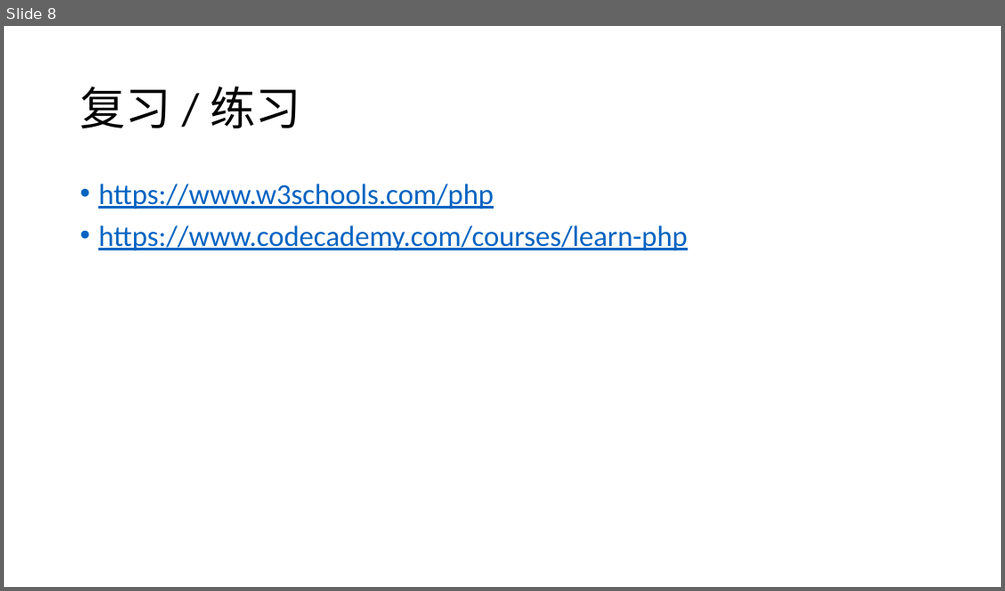
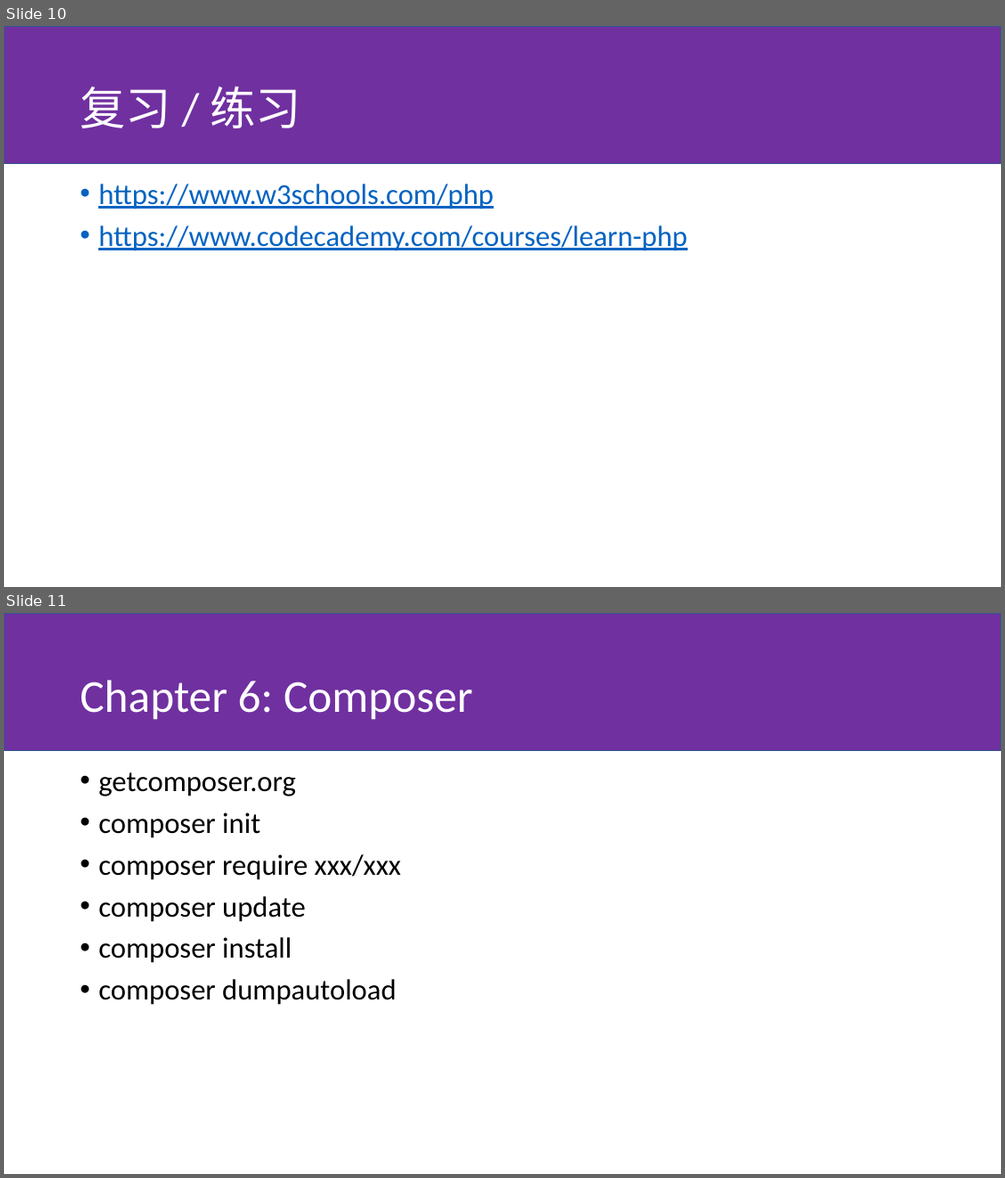
Before and after one commit to huiyang/php-lesson, a slide deck: slide.pptx. Shown one above the other, each under a label of ours: slide 8 before the commit, slides 10 and 11 after it. The pictures are 1005x591 and 1005x1178 pixels, drawn with LibreOffice and Linux fonts; fonts in the diff are those of the drawing. Boxes give left, top, right and bottom in pixels: in the first picture for what was removed or moved away, otherwise in the second. Text is boxed around its words. In the diff, an @@ line names an element or a change of style, - is before the commit and + after.

```diff
--- a/slide.pptx
+++ b/slide.pptx
@@ slide 11 added at (4, 613, 1001, 1174), background #FFFFFF; not listed: 1 template element that a slide beside it also shows @@
@@ title added at (80, 680, 473, 720), 44 pt, text #FFFFFF @@
+Chapter 6: Composer
@@ text added at (98, 772, 401, 1005), 28 pt, text #000000 @@
+• getcomposer.org
+• composer init
+• composer require xxx/xxx
+• composer update
+• composer install
+• composer dumpautoload
@@ what was slide 8 is now slide 10 @@
@@ slide 10 changed as well @@
@@ rectangle added at (4, 26, 1001, 164), fill #7030A0, outline #325491 1 pt @@
@@ title "复习 / 练习" at (80, 86, 301, 128): text colour #000000 to #FFFFFF @@
```
Also in this commit, not shown: 9 other slides changed, 4 other slides added, 1 slide removed, 6 other files.
